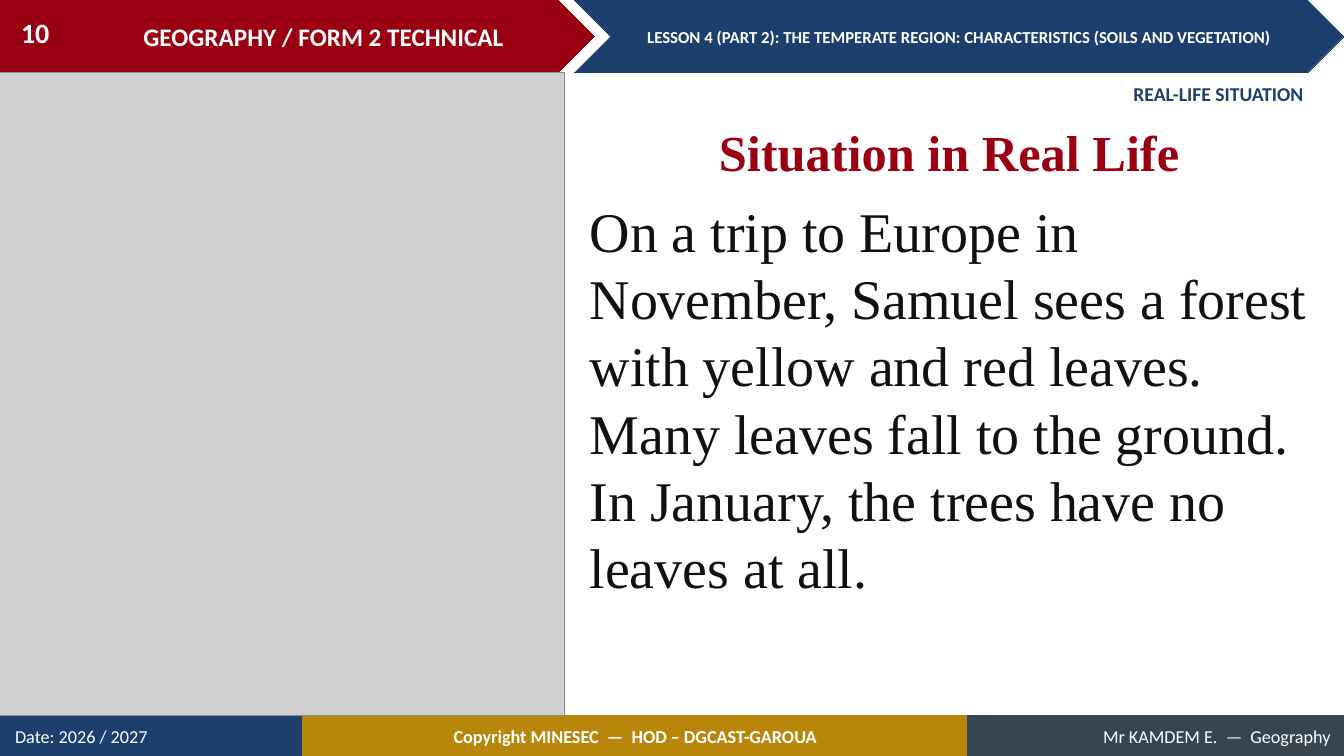
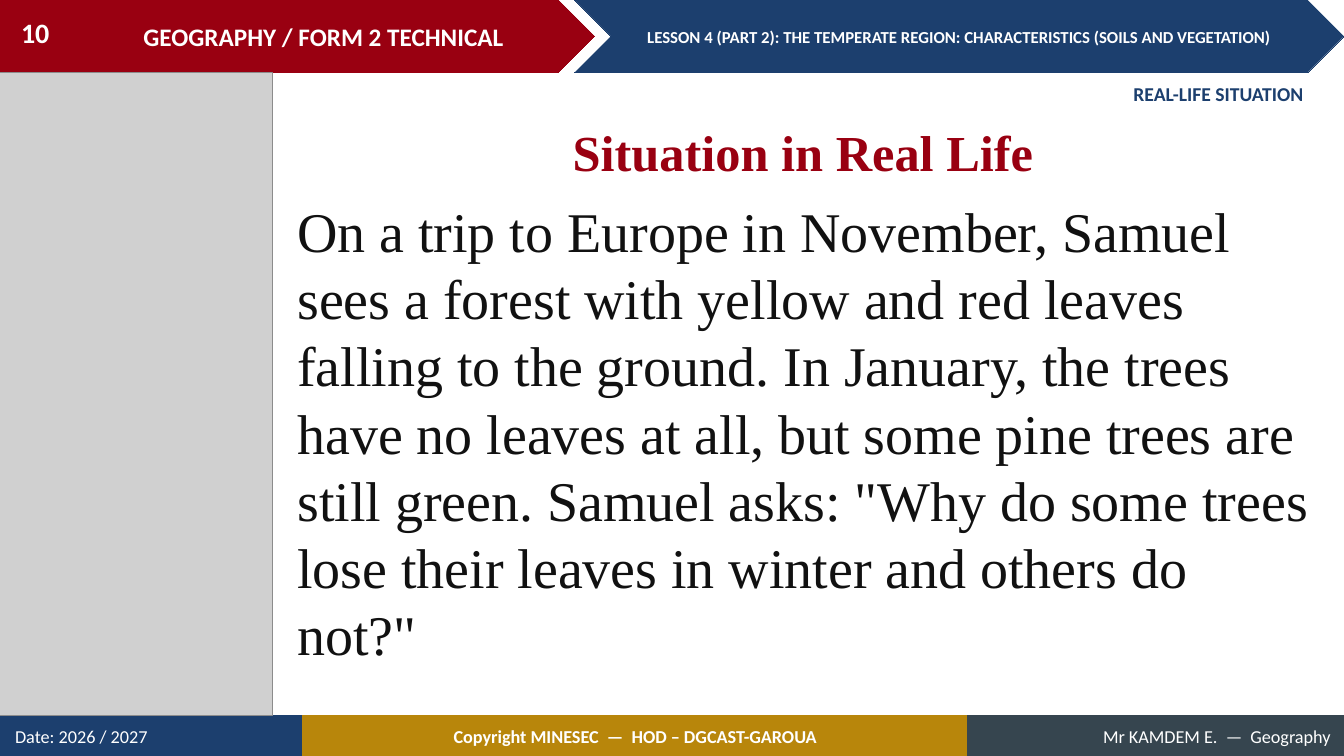
Before and after one commit to Berthautk/linea-github, a slide deck: slide 10 of lecons/F2T/17_S11_L4_P2_Temperate_Soils_Vegetation.pptx. Drawn at 1344x756 pixels with LibreOffice and Linux fonts; fonts in the diff are those of the drawing; grey boxes stand for pictures. Boxes give left, top, right and bottom in pixels: in the first picture for what was removed or moved away, otherwise in the second. Text is boxed around its words. In the diff, an @@ line names an element or a change of style, - is before the commit and + after.

```diff
--- a/lecons/F2T/17_S11_L4_P2_Temperate_Soils_Vegetation.pptx
+++ b/lecons/F2T/17_S11_L4_P2_Temperate_Soils_Vegetation.pptx
@@ picture: place and size @@
-picture at (0, 73, 565, 716)
+picture at (0, 73, 272, 716)
@@ text "Situation in Real Life": place and size @@
-text "Situation in Real Life" at (719, 135, 1179, 172)
+text "Situation in Real Life" at (573, 135, 1033, 172)
@@ text at (297, 213, 1308, 656): text changed @@
-On a trip to Europe in November, Samuel sees a forest with yellow and red leaves. Many leaves fall to the ground. In January, the trees have no leaves at all.
+On a trip to Europe in November, Samuel sees a forest with yellow and red leaves falling to the ground. In January, the trees have no leaves at all, but some pine trees are still green. Samuel asks: "Why do some trees lose their leaves in winter and others do not?"
```
Also in this commit, not shown: 21 other slides changed, 3 slides added, 36 other files.
